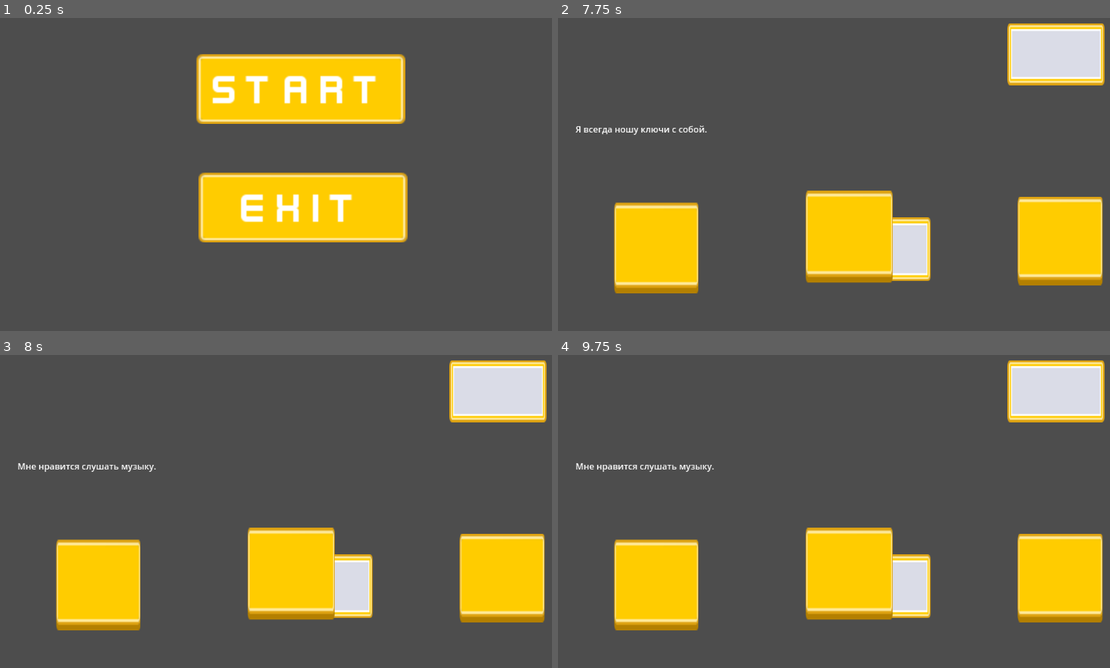
Above: before the commit, frames 1-4 (two rows, left to right).
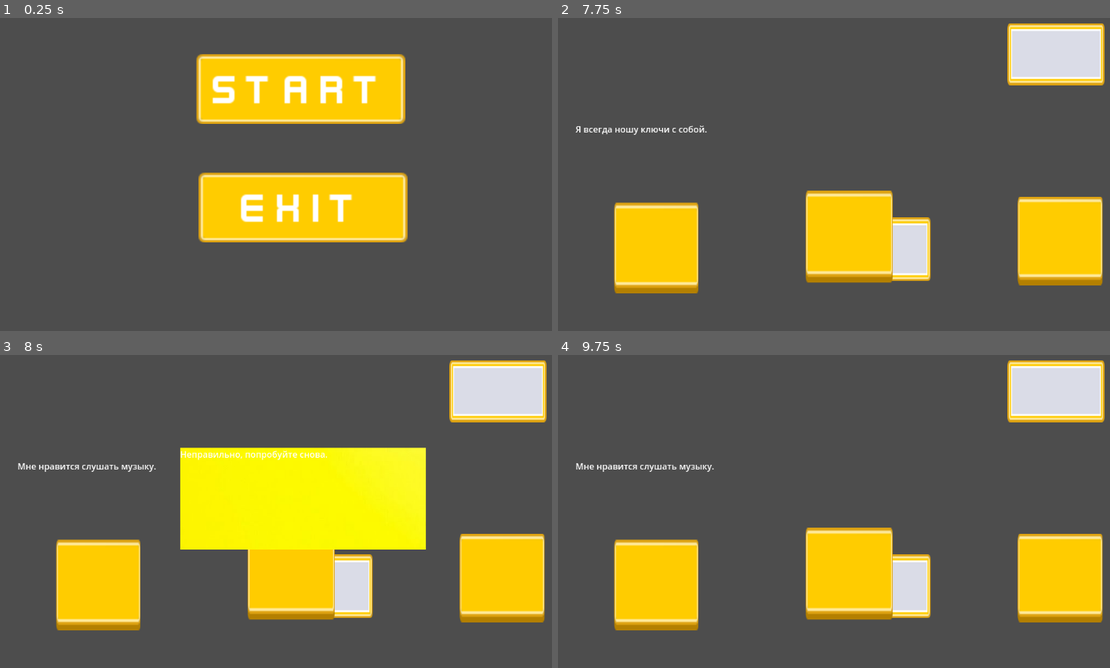
Above: after the commit, the same moments.

Repository: SirKorba/Kenney_Jam_Game
Game: Godot game, scene res://Scenes/MainMenu.tscn
The game is run twice, just before and just after one commit, with the same random seed, the same clock (stepped at 60 frames per second) and the same inputs.
Inputs (mouse positions are in pixels of both pictures, inside the frame that each line leads up to):
- Up to frame 1 (0.25 s): no input
- Up to frame 2 (7.75 s): click "Start" at 0.5 s; click "T" at 1.25 s; tap Enter at 2, 3.5, 5 s; drag from (684, 58) to (861, 64) at 2.02 s; tap Space at 2.75, 4.25, 5.75 s; drag from (861, 64) to (1054, 52) at 2.77 s; click (1054, 52) at 3.67 s; drag from (657, 246) to (1054, 52) at 4.27 s; drag from (850, 237) to (1054, 52) at 5.02 s; drag from (1060, 243) to (1054, 52) at 5.77 s; move the mouse to (734, 180) at 6.52 s; click (734, 180) at 6.67 s; drag from (922, 83) to (850, 237) at 7.27 s
- Up to frame 3 (8 s): no input
- Up to frame 4 (9.75 s): move the mouse to (828, 567) at 8.02 s; click (828, 567) at 8.17 s; drag from (1049, 552) to (850, 574) at 8.77 s; move the mouse to (673, 445) at 9.52 s; click (673, 445) at 9.67 s

Frames 1-2 are identical in both runs. In frame 3, 14% of the frame differs, in the area x 32-78%, y 29-63%; in frame 4, nothing differs.
Error before the commit: Invalid assignment of property or key 'text' with value of type 'String' on a base object of type 'null instance'. (res://Scripts/Test_level.gd:67)

Commit message:
Motya staralsya x3

Diff:
--- a/Scripts/MainMenu.gd
+++ b/Scripts/MainMenu.gd
@@ -5,6 +5,7 @@
 
 
 func _ready():
+
 	start_button.connect("pressed", Callable(self, "_on_StartButton_pressed"))
 	exit_button.connect("pressed", Callable(self, "_on_ExitButton_pressed"))
 
--- a/Scripts/Test_level.gd
+++ b/Scripts/Test_level.gd
@@ -37,6 +37,7 @@
 			dragging = true
 		else:
 			dragging = false
+			check_drop()
 
 func _on_Item2_input_event(_viewport, event, _shape_idx):
 	if event is InputEventMouseButton and event.button_index == MOUSE_BUTTON_LEFT:
@@ -45,6 +46,7 @@
 			dragging = true
 		else:
 			dragging = false
+			check_drop()
 
 func _on_Item3_input_event(_viewport, event, _shape_idx):
 	if event is InputEventMouseButton and event.button_index == MOUSE_BUTTON_LEFT:
@@ -53,6 +55,7 @@
 			dragging = true
 		else:
 			dragging = false
+			check_drop()
 
 func _process(_delta):
 	if dragging and selected_item:
@@ -62,10 +65,26 @@
 # Проверка правильности выбора
 func check_match(person, item):
 	if correct_pairs[person] == item:
-		$ResultLabel.text = "Правильно!"
+		show_result("Правильно!")
 	else:
-		$ResultLabel.text = "Неправильно, попробуйте снова."
+		show_result("Неправильно, попробуйте снова.")
 
+# Проверка, был ли предмет отпущен над персонажем
+func check_drop():
+	for person in ["Person1", "Person2", "Person3"]:
+		if is_entered[person]:
+			check_match(person, selected_item.name)
+			break
+
+# Функция для отображения результата
+func show_result(message):
+	$ResultPopup/Sprite2D/ResultLabel.text = message
+	$ResultPopup.popup_centered()
+
+# Функция для скрытия окна при нажатии
+func _on_ResultPopup_gui_input(event):
+	if event is InputEventMouseButton and event.button_index == MOUSE_BUTTON_LEFT:
+		$ResultPopup.hide()
 
 func _on_person_1_area_entered(area):
 	if area.name == "Item1":
@@ -89,11 +108,9 @@
 	if area.name == "Item1":
 		is_entered["Person1"] = false
 
-
 func _on_person_2_area_exited(area):
 	if area.name == "Item2":
 		is_entered["Person2"] = false
-
 
 func _on_person_3_area_exited(area):
 	if area.name == "Item3":
